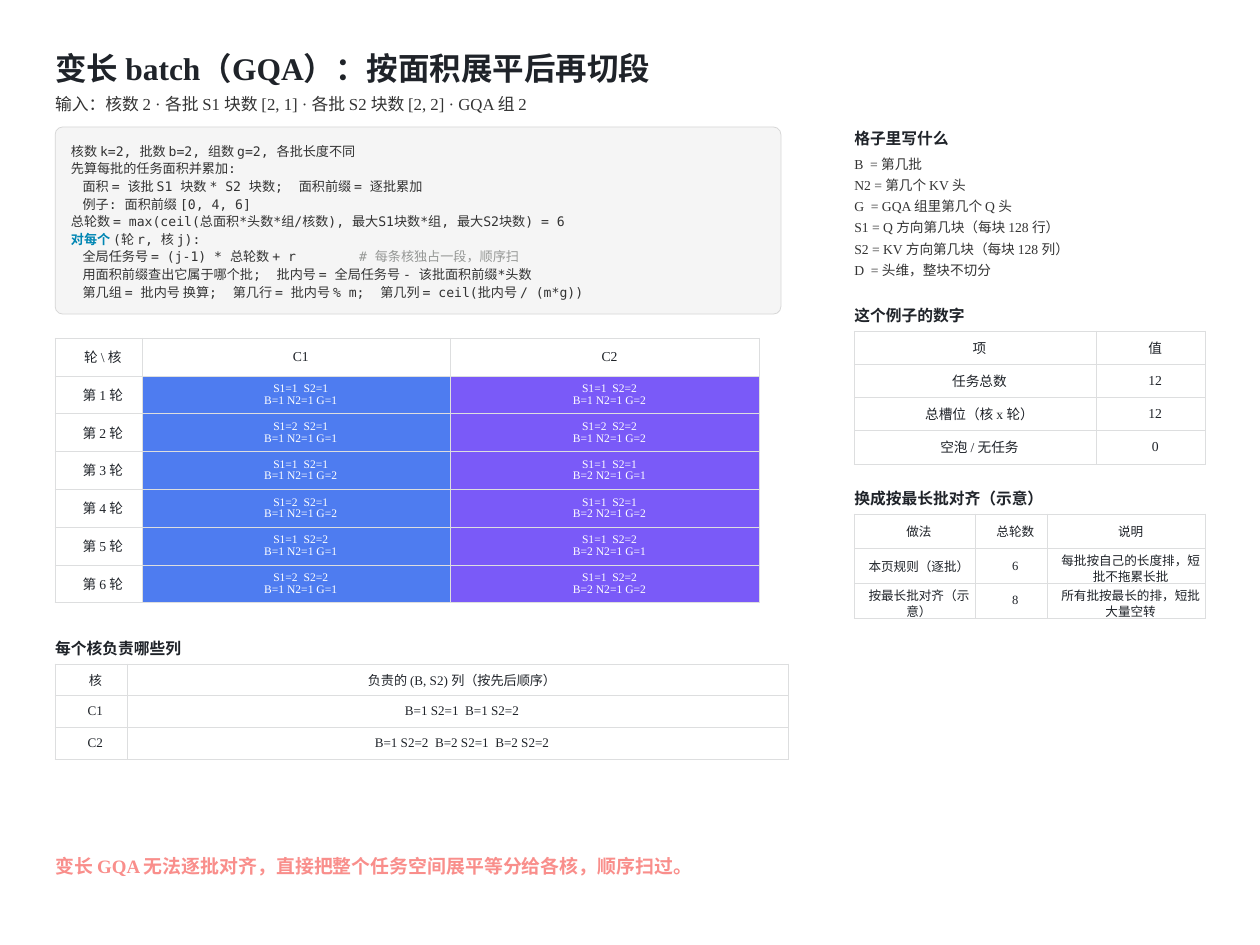
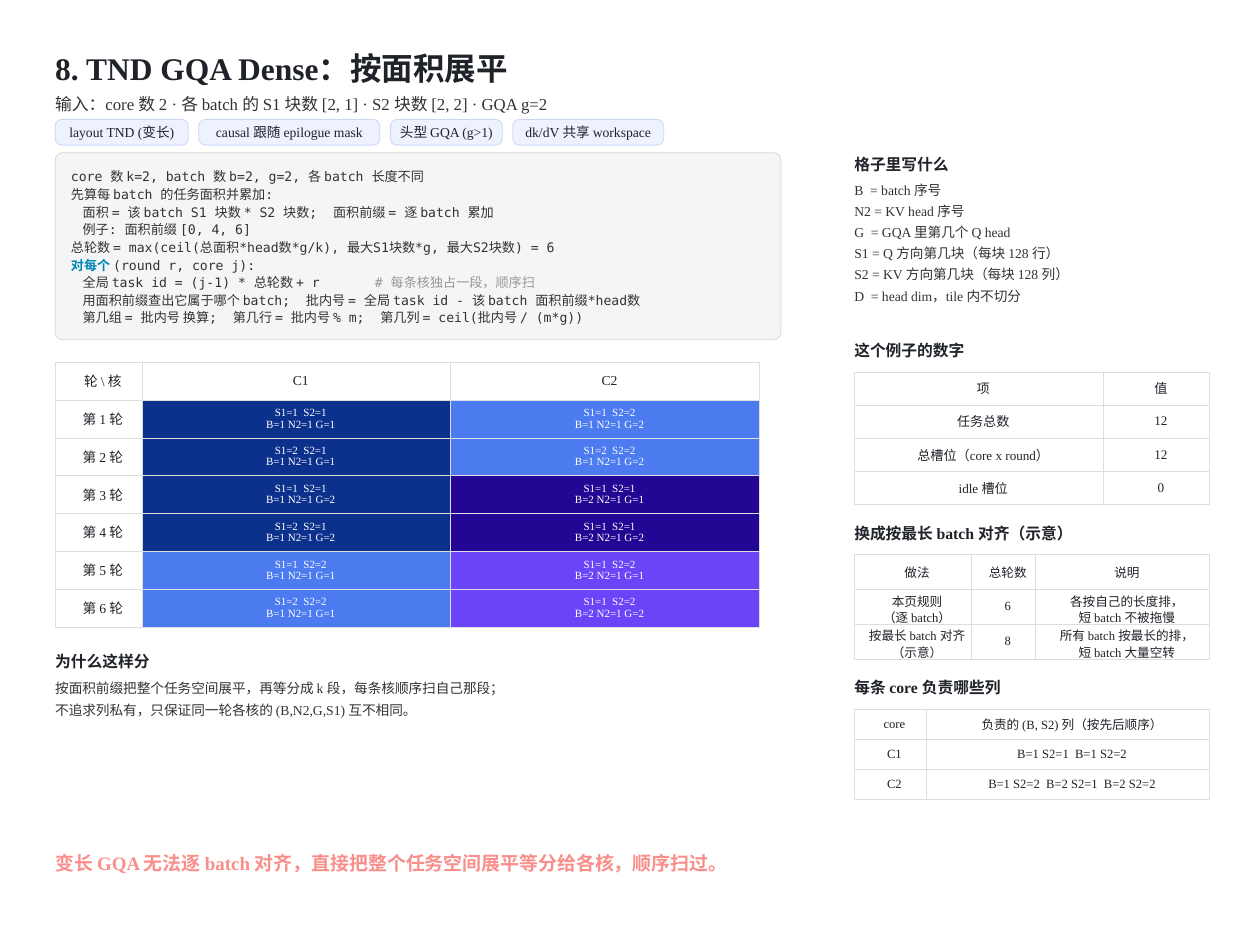
Before and after one commit to guomc9/SeeTen, a slide deck: slide 15 of cases/flash-attention-det-accum/out/v4-index-schedules.pptx (slide 14 before the commit). Drawn at 1260x945 pixels with LibreOffice and Linux fonts; fonts in the diff are those of the drawing. Boxes give left, top, right and bottom in pixels: in the first picture for what was removed or moved away, otherwise in the second. Text is boxed around its words. In the diff, an @@ line names an element or a change of style, - is before the commit and + after.

```diff
--- a/cases/flash-attention-det-accum/out/v4-index-schedules.pptx
+++ b/cases/flash-attention-det-accum/out/v4-index-schedules.pptx
@@ text at (x1=55, y1=55, x2=508, y2=85): text changed; font Noto Sans CJK SC to Times New Roman @@
-变长 batch（GQA）：按面积展平后再切段
+8. TND GQA Dense：按面积展平
@@ text at (x1=55, y1=96, x2=547, y2=114): text changed @@
-输入：核数 2 · 各批 S1 块数 [2, 1] · 各批 S2 块数 [2, 2] · GQA 组 2
+输入：core 数 2 · 各 batch 的 S1 块数 [2, 1] · S2 块数 [2, 2] · GQA g=2
@@ rounded rectangle added at (x1=55, y1=119, x2=188, y2=145), fill #EEF2FF, outline #C9D6F5 0.75 pt, 13 pt, text #1F2329 @@
+layout TND (变长)
@@ rounded rectangle added at (x1=199, y1=119, x2=379, y2=145), fill #EEF2FF, outline #C9D6F5 0.75 pt, 13 pt, text #1F2329 @@
+causal 跟随 epilogue mask
@@ rounded rectangle added at (x1=390, y1=119, x2=502, y2=145), fill #EEF2FF, outline #C9D6F5 0.75 pt, 13 pt, text #1F2329 @@
+头型 GQA (g>1)
@@ rounded rectangle added at (x1=512, y1=119, x2=664, y2=145), fill #EEF2FF, outline #C9D6F5 0.75 pt, 13 pt, text #1F2329 @@
+dk/dV 共享 workspace
@@ 3 texts, 1 table, 1 rounded rectangle moved together from (x1=55, y1=127, x2=1069, y2=602) to (x1=55, y1=153, x2=1069, y2=627) @@
@@ text in rounded rectangle at (x1=71, y1=170, x2=494, y2=219): text changed @@
-核数 k=2, 批数 b=2, 组数 g=2, 各批长度不同
-先算每批的任务面积并累加:
-面积 = 该批 S1 块数 * S2 块数; 面积前缀 = 逐批累加
+core 数 k=2, batch 数 b=2, g=2, 各 batch 长度不同
+先算每 batch 的任务面积并累加:
+面积 = 该 batch S1 块数 * S2 块数; 面积前缀 = 逐 batch 累加
@@ text at (x1=854, y1=204, x2=964, y2=217): text changed @@
-N2 = 第几个 KV 头
+N2 = KV head 序号
@@ text at (x1=854, y1=183, x2=941, y2=196): text changed; font Noto Sans CJK SC to Times New Roman @@
-B = 第几批
+B = batch 序号
@@ text at (x1=854, y1=225, x2=1011, y2=239): text changed @@
-G = GQA 组里第几个 Q 头
+G = GQA 里第几个 Q head
@@ text in rounded rectangle at (x1=71, y1=241, x2=640, y2=307): text changed @@
-总轮数 = max(ceil(总面积*头数*组/核数), 最大S1块数*组, 最大S2块数) = 6
-对每个 (轮 r, 核 j):
-全局任务号 = (j-1) * 总轮数 + r # 每条核独占一段，顺序扫
-用面积前缀查出它属于哪个批; 批内号 = 全局任务号 - 该批面积前缀*头数
+总轮数 = max(ceil(总面积*head数*g/k), 最大S1块数*g, 最大S2块数) = 6
+对每个 (round r, core j):
+全局 task id = (j-1) * 总轮数 + r # 每条核独占一段，顺序扫
+用面积前缀查出它属于哪个 batch; 批内号 = 全局 task id - 该 batch 面积前缀*head数
@@ text at (x1=854, y1=289, x2=1021, y2=303): text changed; font Noto Sans CJK SC to Times New Roman @@
-D = 头维，整块不切分
+D = head dim，tile 内不切分
@@ text "这个例子的数字" moved from (x1=854, y1=307, x2=964, y2=323) to (x1=854, y1=342, x2=964, y2=358) @@
@@ table at (x1=55, y1=362, x2=759, y2=627) @@
@@ fill #4E7CF0 to #0C318D in 4 cells @@
@@ fill #7A5AF8 to #4C7BF0 in 2 cells @@
@@ fill #7A5AF8 to #230693 in 2 cells @@
@@ fill #4E7CF0 to #4C7BF0 in 2 cells @@
@@ fill #7A5AF8 to #6945F7 in 2 cells @@
@@ size 11 to 10.5 pt in "S1=1 S2=1", "B=1 N2=1 G=1", "S1=1 S2=2", "B=1 N2=1 G=2" and 20 more places @@
@@ table moved from (x1=854, y1=331, x2=1206, y2=464) to (x1=854, y1=372, x2=1209, y2=505) @@
@@ table at (x1=854, y1=372, x2=1209, y2=505) @@
-row 3, column 1: 总槽位（核 x 轮）
+row 3, column 1: 总槽位（core x round）
-row 4, column 1: 空泡 / 无任务
+row 4, column 1: idle 槽位
@@ size 13 to 12.5 pt in "项", "值", "任务总数", "12" and 2 more places @@
@@ text at (x1=854, y1=525, x2=1072, y2=541): text changed @@
-换成按最长批对齐（示意）
+换成按最长 batch 对齐（示意）
@@ table at (x1=854, y1=555, x2=1209, y2=662) @@
-row 2, column 1: 本页规则（逐批）
+row 2, column 1: 本页规则 / （逐 batch）
-row 2, column 3: 每批按自己的长度排，短批不拖累长批
+row 2, column 3: 各按自己的长度排， / 短 batch 不被拖慢
-row 3, column 1: 按最长批对齐（示意）
+row 3, column 1: 按最长 batch 对齐 / （示意）
-row 3, column 3: 所有批按最长的排，短批大量空转
+row 3, column 3: 所有 batch 按最长的排， / 短 batch 大量空转
@@ table moved from (x1=854, y1=514, x2=1206, y2=621) to (x1=854, y1=555, x2=1209, y2=662) @@
@@ text added at (x1=55, y1=653, x2=149, y2=669), 15 pt, text #1F2329, bold @@
+为什么这样分
@@ text added at (x1=55, y1=681, x2=504, y2=695), 13 pt, text #333333 @@
+按面积前缀把整个任务空间展平，再等分成 k 段，每条核顺序扫自己那段；
@@ text at (x1=854, y1=679, x2=1001, y2=695): text changed @@
-每个核负责哪些列
+每条 core 负责哪些列
@@ text added at (x1=55, y1=703, x2=416, y2=718), 13 pt, text #333333 @@
+不追求列私有，只保证同一轮各核的 (B,N2,G,S1) 互不相同。
@@ table at (x1=854, y1=709, x2=1209, y2=800) @@
-row 1, column 1: 核
+row 1, column 1: core
@@ size 12.5 to 12 pt @@
@@ table resized from (x1=55, y1=664, x2=788, y2=759) to (x1=854, y1=709, x2=1209, y2=800) @@
@@ text at (x1=55, y1=854, x2=728, y2=873): text changed @@
-变长 GQA 无法逐批对齐，直接把整个任务空间展平等分给各核，顺序扫过。
+变长 GQA 无法逐 batch 对齐，直接把整个任务空间展平等分给各核，顺序扫过。
```
Also in this commit, not shown: 13 other slides changed, 2 slides added, 1 slide removed, 10 other files.
